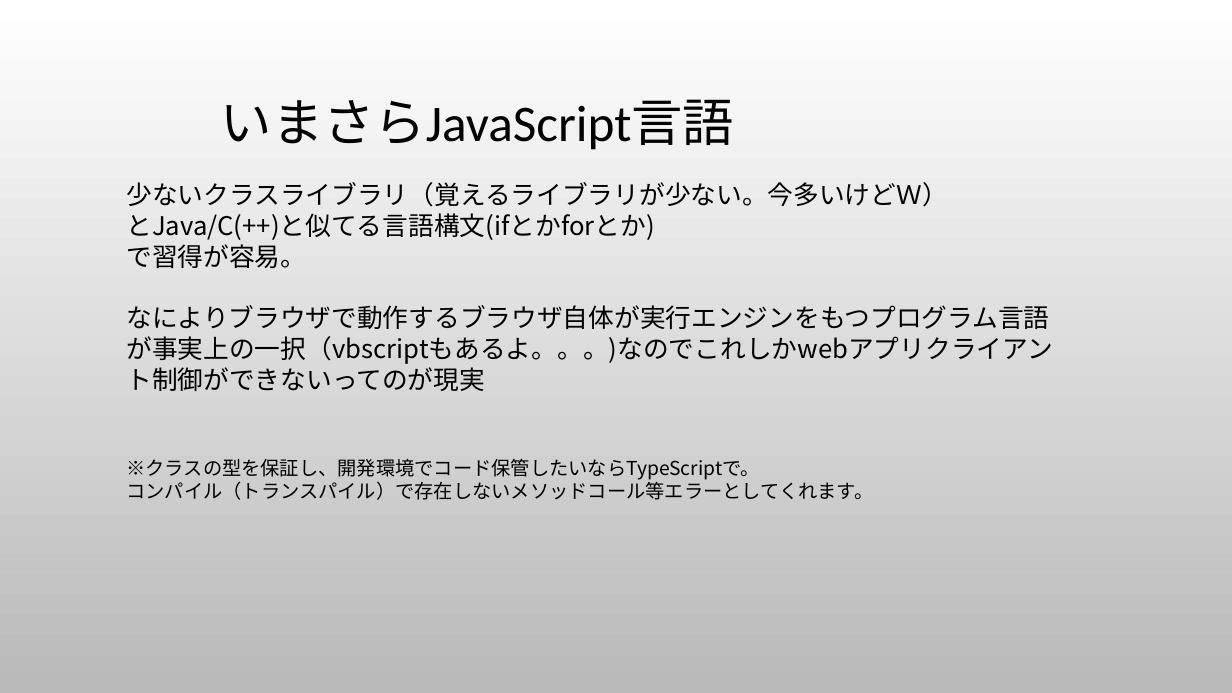
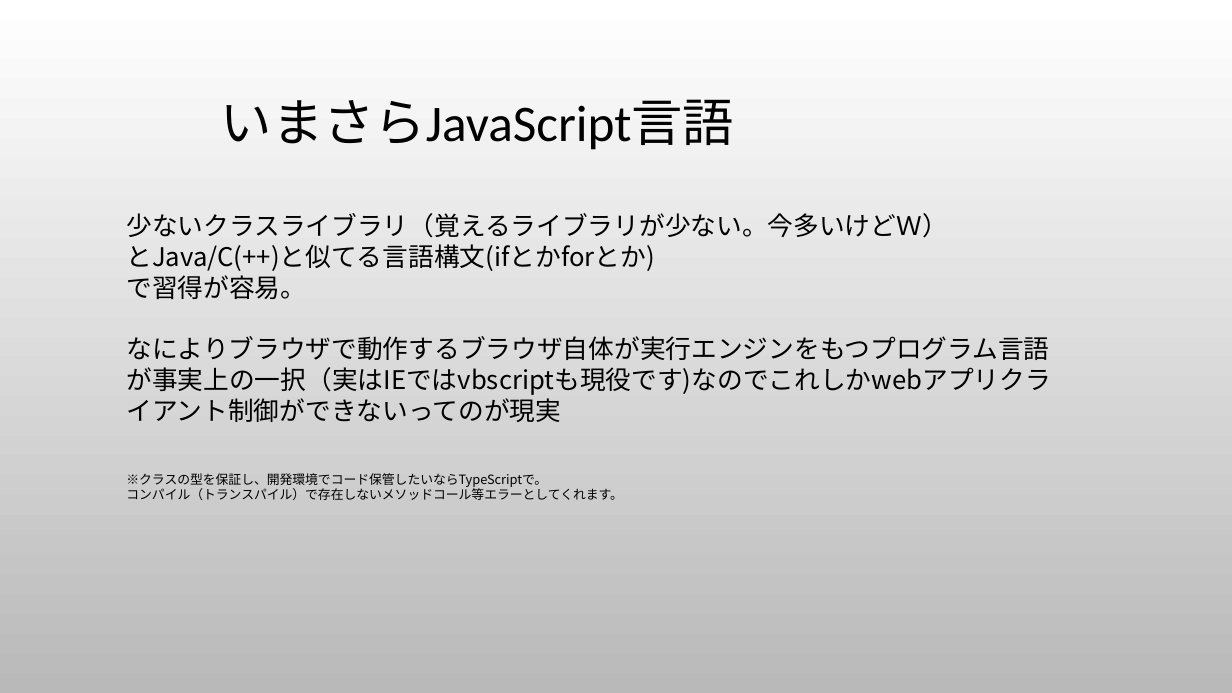
Before and after one commit to hideki-uemura/jsasync_question, a slide deck: slide 2 of 本当は難しいJavaScriptの話.pptx. Drawn at 1232x693 pixels with LibreOffice and Linux fonts; fonts in the diff are those of the drawing; background and template pictures are left out. Boxes give left, top, right and bottom in pixels: in the first picture for what was removed or moved away, otherwise in the second. Text is boxed around its words. In the diff, an @@ line names an element or a change of style, - is before the commit and + after.

```diff
--- a/本当は難しいJavaScriptの話.pptx
+++ b/本当は難しいJavaScriptの話.pptx
@@ text at (126,367,1050,395): text changed @@
-が事実上の一択（vbscriptもあるよ。。。)なのでこれしかwebアプリクライアント制御ができないってのが現実
+が事実上の一択（実はIEではvbscriptも現役です)なのでこれしかwebアプリクライアント制御ができないってのが現実
@@ text at (126,473,623,500): size 15 to 10 pt in "※クラスの型を保証し、開発環境でコード保管したいならTypeScriptで。", "コンパイル（トランスパイル）で存在しないメソッドコール等エラーとしてくれます。" @@
```
Also in this commit, not shown: 10 other slides changed, 1 slide added.
